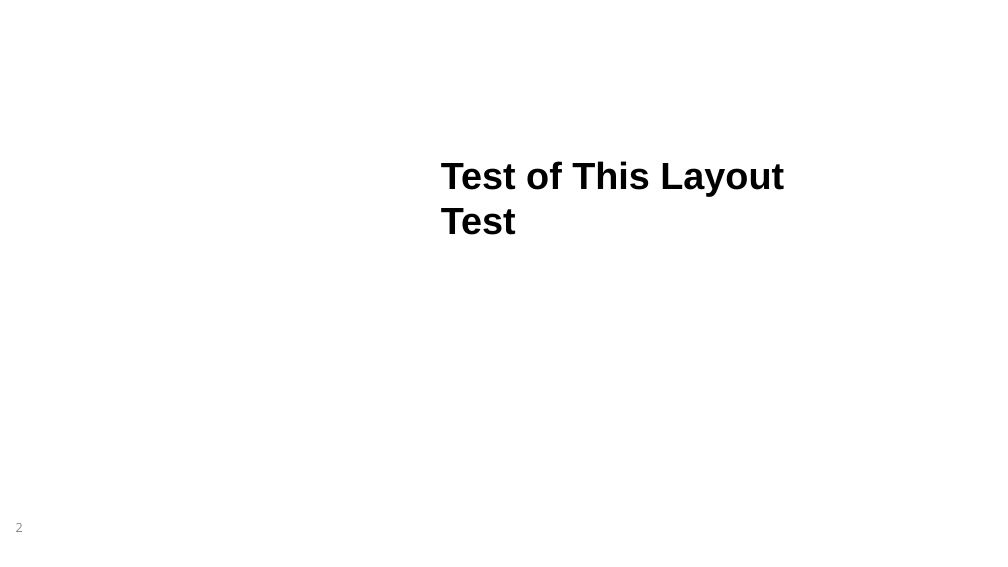
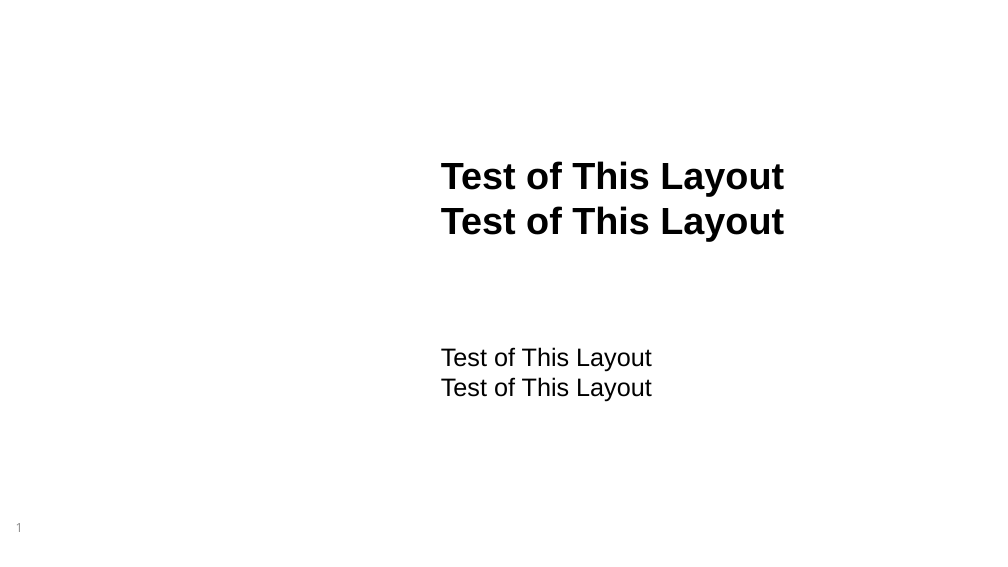
Before and after one commit to jbain-ANDREW/Office-Templates, a slide deck: slide 1 of ECE_PlaidTemplate_v002.pptx (slide 2 before the commit). Drawn at 1008x567 pixels with LibreOffice and Linux fonts; fonts in the diff are those of the drawing; background and template pictures are left out. Boxes give left, top, right and bottom in pixels: in the first picture for what was removed or moved away, otherwise in the second. Text is boxed around its words. In the diff, an @@ line names an element or a change of style, - is before the commit and + after.

Commit message:
v002 Added test slides

```diff
--- a/ECE_PlaidTemplate_v002.pptx
+++ b/ECE_PlaidTemplate_v002.pptx
@@ title at bbox=[441, 161, 784, 242]: text changed @@
-Test of This Layout
-Test
+Test of This Layout
+Test of This Layout
@@ text added at bbox=[441, 347, 652, 402], 24 pt, text #000000 @@
+Test of This Layout
+Test of This Layout
@@ page number at bbox=[16, 523, 23, 532]: text changed @@
-2
+1
```
Also in this commit, not shown: 2 slides added, 1 slide removed.
